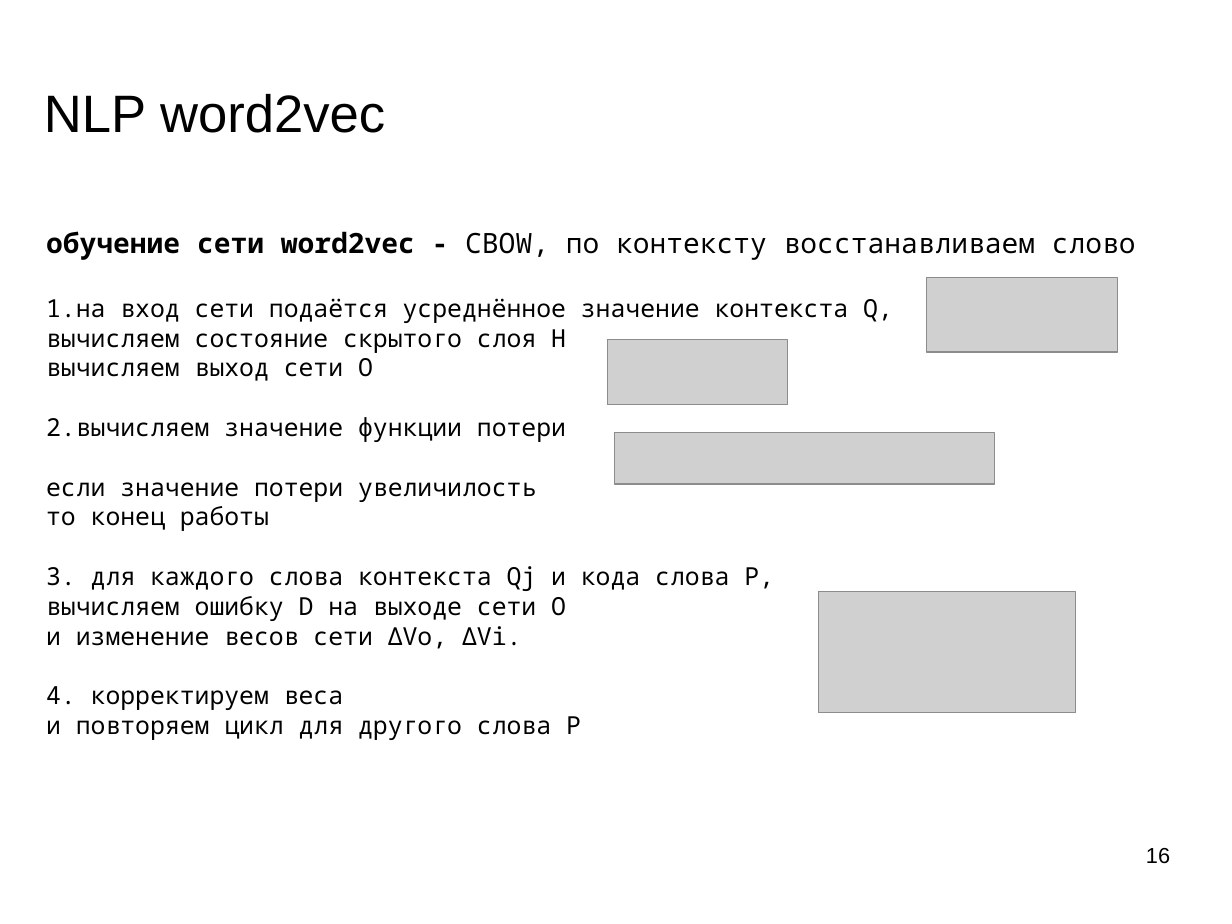
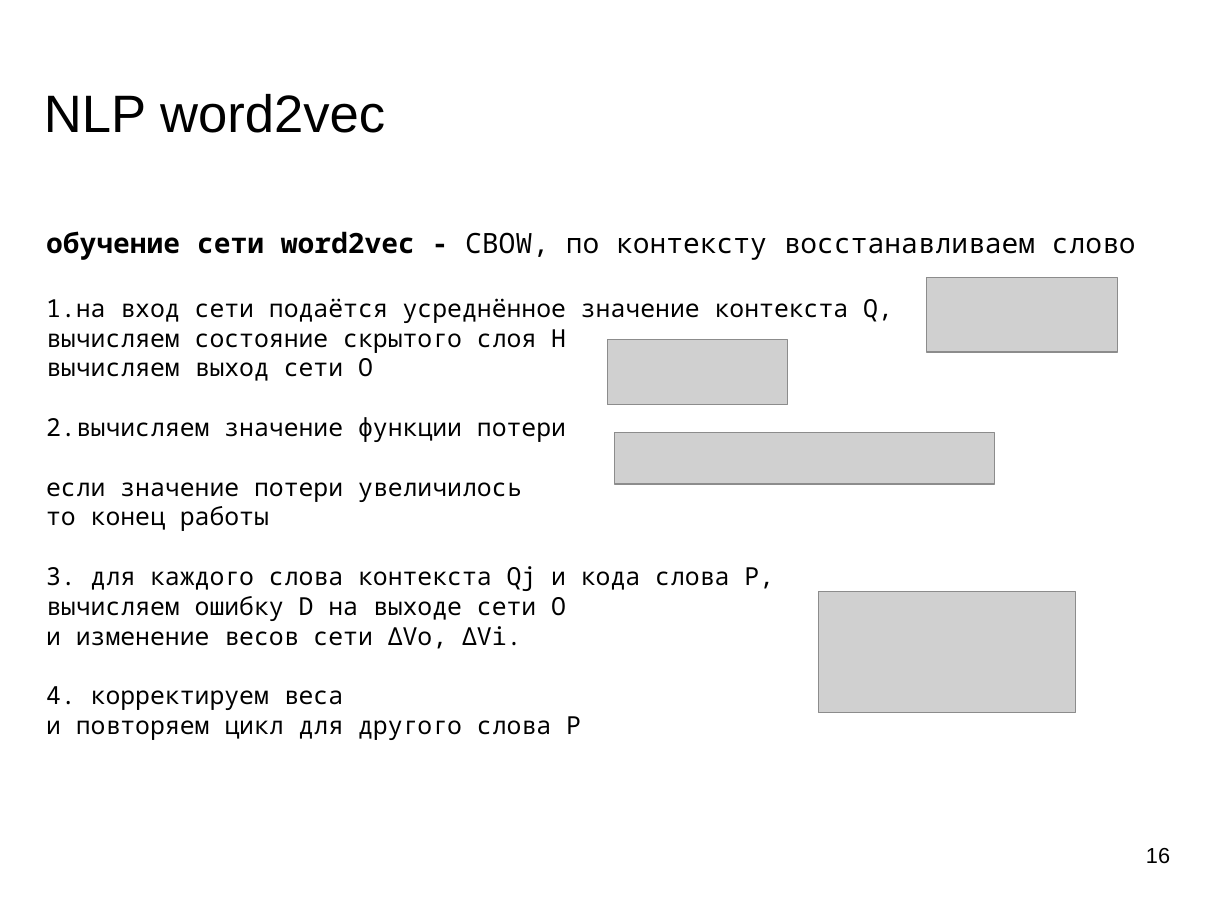
Before and after one commit to mechanoid5/ml_nlp_2022, a slide deck: slide 16 of 03-word2vec.odp. Drawn at 1232x924 pixels with LibreOffice and Linux fonts; fonts in the diff are those of the drawing; grey boxes stand for pictures; background and template pictures are left out. Boxes give left, top, right and bottom in pixels: in the first picture for what was removed or moved away, otherwise in the second. Text is boxed around its words. In the diff, an @@ line names an element or a change of style, - is before the commit and + after.

```diff
--- a/03-word2vec.odp
+++ b/03-word2vec.odp
@@ text at bbox=[46, 482, 521, 502]: text changed @@
-если значение потери увеличилость
+если значение потери увеличилось
```
Also in this commit, not shown: 3 other slides changed, 3 other files.
